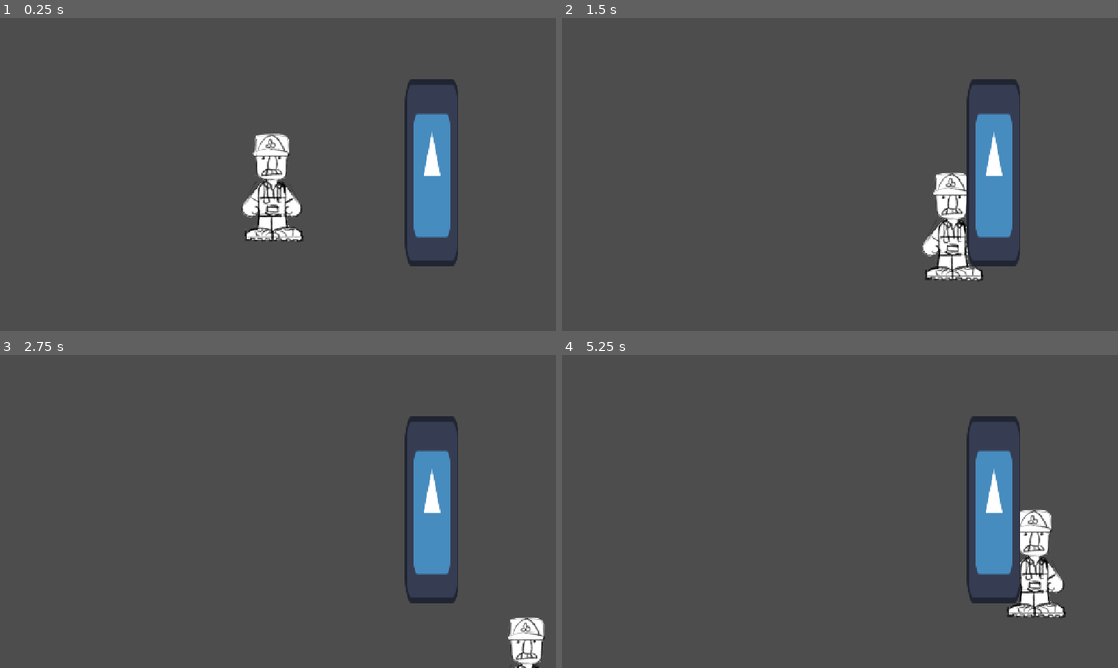
Above: before the commit, frames 1-4 (two rows, left to right).
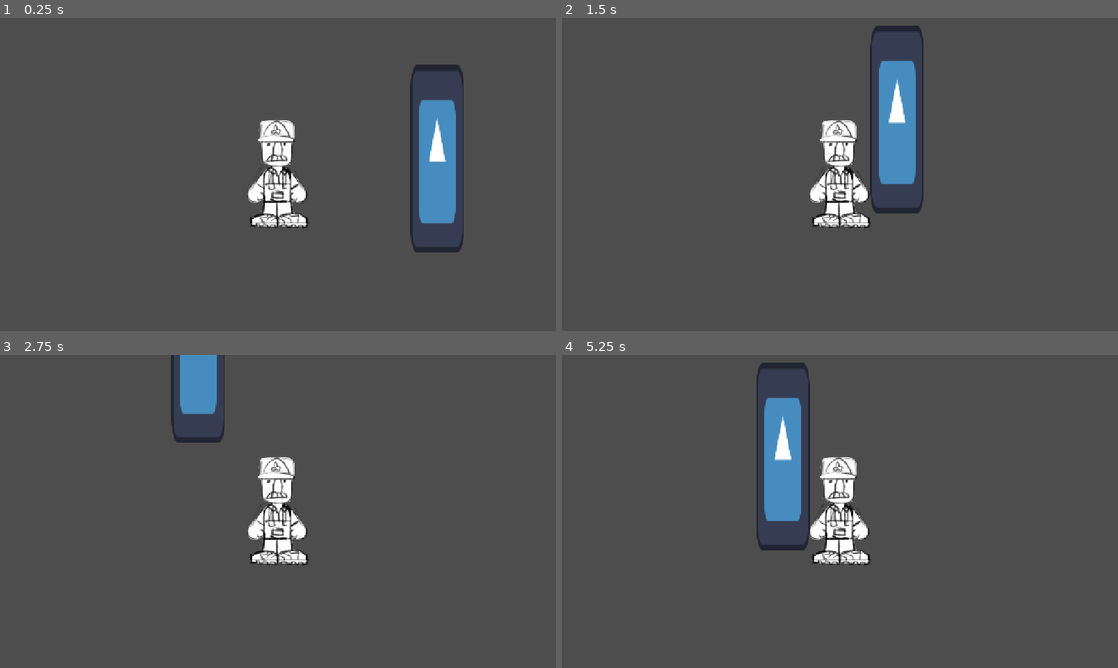
Above: after the commit, the same moments.

Repository: amtf1/last-farm
Game: Godot game, scene res://scenes/TestWorld.tscn
Same seed, same stepped clock (60 frames per second), same inputs: the game is played once before the commit and once after it. The project has no main scene, so this scene is started directly. The engine's default icon, where the game draws it, is replaced by a stand-in: a white triangle on a blue panel in a dark square.
Inputs:
- Up to frame 1 (0.25 s): no input
- Up to frame 2 (1.5 s): tap Enter at 0.5 s; hold D (move_right) 0.53-1.28 s; hold S (move_down) from 1.28 s (still down)
- Up to frame 3 (2.75 s): release S (move_down) at 2.03 s; hold D (move_right) from 2.03 s (still down)
- Up to frame 4 (5.25 s): release D (move_right) at 2.78 s; hold W (move_up) 2.78-3.53 s; hold A (move_left) 3.53-5.03 s; tap Space at 4.25 s; tap Enter at 5 s; hold S (move_down) from 5.03 s (still down)

The runs differ from the first frame. In frame 1, 5.5% of the frame differs, in the area x 43-84%, y 14-80%; in frame 2, 11%, in the area x 44-83%, y 2-84%; in frame 3, 7.9%; in frame 4, 11%.

Commit message:
Adicionado camera no player scene

Diff:
--- a/scenes/player.tscn
+++ b/scenes/player.tscn
@@ -4,7 +4,7 @@
 [ext_resource type="Texture2D" uid="uid://dk7bc4ud0s18m" path="res://assets/characters/player/idle/player.png" id="2_qhqgy"]
 
 [sub_resource type="CapsuleShape2D" id="CapsuleShape2D_6bl4t"]
-radius = 33.0
+radius = 70.0
 height = 238.0
 
 [node name="Player" type="CharacterBody2D" unique_id=1791284013]
@@ -16,3 +16,5 @@
 
 [node name="CollisionShape2D" type="CollisionShape2D" parent="." unique_id=1701571676]
 shape = SubResource("CapsuleShape2D_6bl4t")
+
+[node name="Camera2D" type="Camera2D" parent="." unique_id=1030324109]
